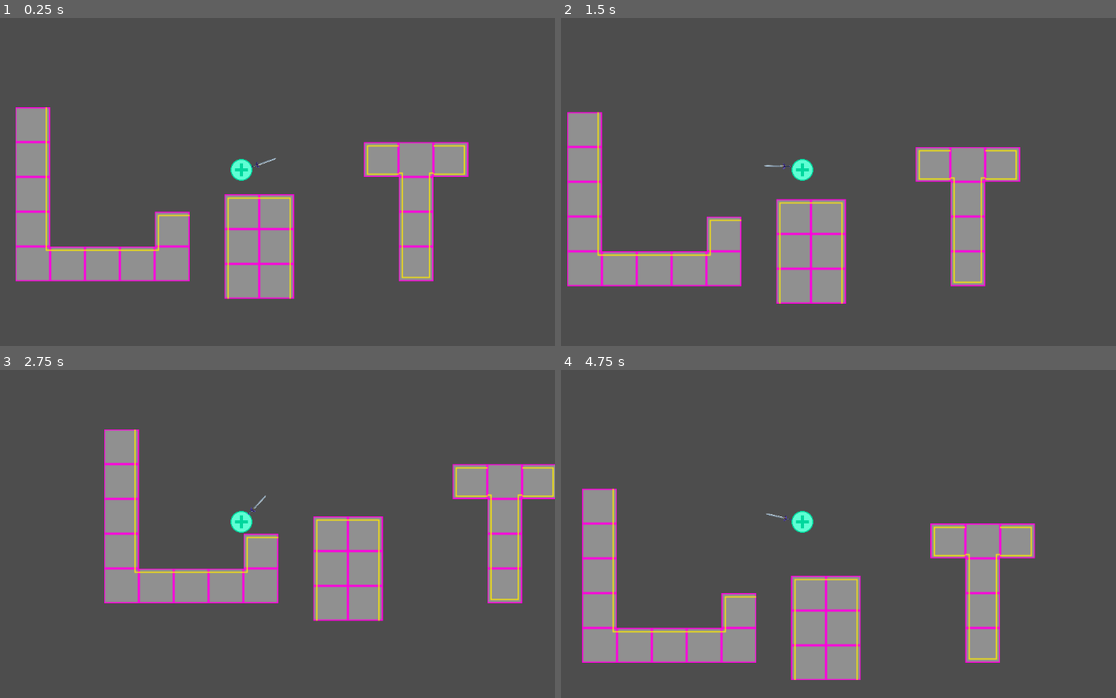
Above: before the commit, frames 1-4 (two rows, left to right).
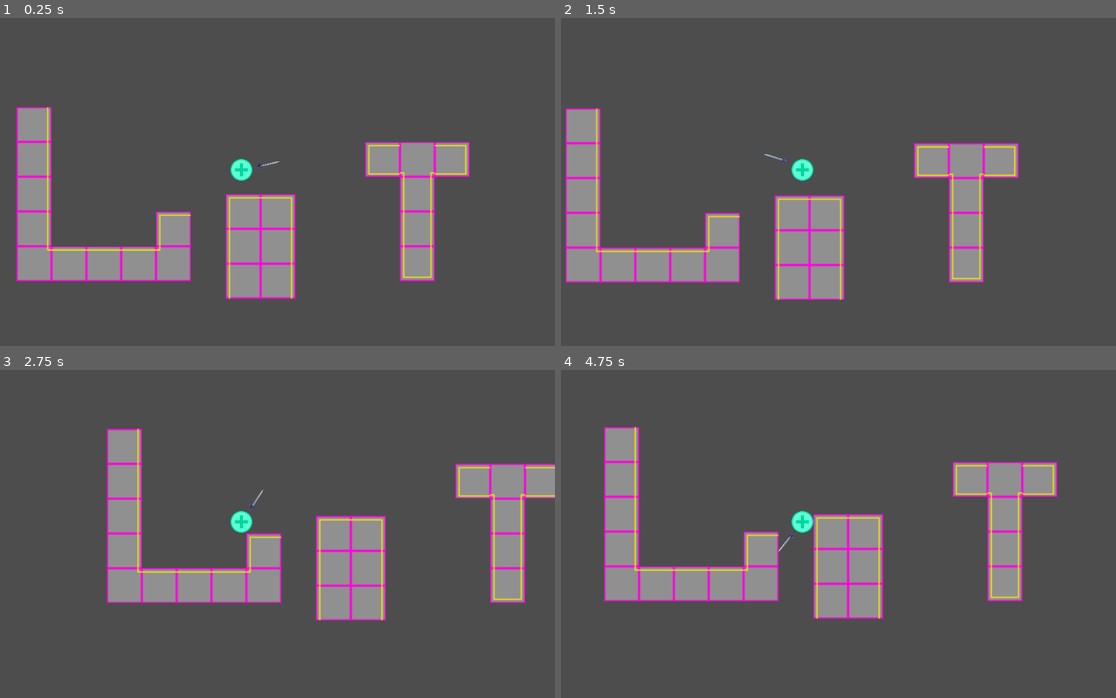
Above: after the commit, the same moments.

Repository: SamppuS/Weakest_bubble
Game: Godot game, scene res://Scenes/World.tscn
Two runs of this game, one before a commit and one after it. Both use one fixed random seed, a clock stepped at 60 frames per second and the inputs below.
Inputs (mouse positions are in pixels of both pictures, inside the frame that each line leads up to):
- Up to frame 1 (0.25 s): no input
- Up to frame 2 (1.5 s): move the mouse to (938, 152) at 0.52 s; tap Enter at 1.25 s; move the mouse to (677, 188) at 1.27 s
- Up to frame 3 (2.75 s): move the mouse to (305, 445) at 2.02 s
- Up to frame 4 (4.75 s): move the mouse to (771, 593) at 2.77 s; move the mouse to (988, 573) at 3.52 s; move the mouse to (616, 468) at 4.27 s

The runs differ from the first frame. In frame 1, 3.9% of the frame differs, in the area x 2-85%, y 27-86%; in frame 2, 6.7%; in frame 3, 4.4%; in frame 4, 25%, in the area x 3-90%, y 17-95%.

Commit message:
damage system updated, seperated sword from player

Diff:
--- a/Scenes/Bubble.tscn
+++ b/Scenes/Bubble.tscn
@@ -3,16 +3,14 @@
 [ext_resource type="Script" path="res://Scenes/bubble.gd" id="1_riexd"]
 [ext_resource type="Texture2D" uid="uid://ufq4hk20mbpu" path="res://Images/Testikuvat/Misc/plus_ball.png" id="2_2a2md"]
 [ext_resource type="PackedScene" uid="uid://bgg618tvsw6rk" path="res://components/hitbox_component.tscn" id="2_qjp66"]
-[ext_resource type="Texture2D" uid="uid://dont7p10snumj" path="res://Images/Testikuvat/Weapons/bubble_sword.png" id="2_rcd7q"]
+[ext_resource type="PackedScene" uid="uid://6m73mgg7sud6" path="res://components/health_component.tscn" id="4_u4r0c"]
+[ext_resource type="PackedScene" uid="uid://dd3uebshevgbv" path="res://Scenes/bubble_sword.tscn" id="5_rq5qm"]
 
 [sub_resource type="Curve" id="Curve_s5j5j"]
 _data = [Vector2(0, 0), 0.0, 0.0, 0, 0, Vector2(0.5, 1), 0.0, 0.0, 0, 0]
 point_count = 2
 
 [sub_resource type="CircleShape2D" id="CircleShape2D_fbcfy"]
-
-[sub_resource type="RectangleShape2D" id="RectangleShape2D_sava3"]
-size = Vector2(2, 24.03)
 
 [sub_resource type="CircleShape2D" id="CircleShape2D_bollt"]
 radius = 5.0
@@ -23,16 +21,11 @@
 
 [node name="PinJoint2D" type="PinJoint2D" parent="."]
 node_a = NodePath("../Player")
-node_b = NodePath("../BubbleSword")
+node_b = NodePath("../Bubble_Sword")
 
 [node name="Player" type="RigidBody2D" parent="."]
 gravity_scale = 0.402
 lock_rotation = true
-
-[node name="Hitbox_Component" parent="Player" instance=ExtResource("2_qjp66")]
-
-[node name="HitboxCollisionShape2D" type="CollisionShape2D" parent="Player/Hitbox_Component"]
-shape = SubResource("CircleShape2D_fbcfy")
 
 [node name="Camera2D" type="Camera2D" parent="Player"]
 unique_name_in_owner = true
@@ -45,19 +38,20 @@
 [node name="CollisionShape2D" type="CollisionShape2D" parent="Player"]
 shape = SubResource("CircleShape2D_fbcfy")
 
-[node name="BubbleSword" type="RigidBody2D" parent="."]
-position = Vector2(0, 21)
-gravity_scale = 0.0
-
-[node name="CollisionShape2D" type="CollisionShape2D" parent="BubbleSword"]
-shape = SubResource("RectangleShape2D_sava3")
-
-[node name="BubbleSword" type="Sprite2D" parent="BubbleSword/CollisionShape2D"]
-scale = Vector2(0.0375, 0.0375)
-texture = ExtResource("2_rcd7q")
-
 [node name="StaticBody2D" type="StaticBody2D" parent="."]
 
 [node name="CollisionShape2D" type="CollisionShape2D" parent="StaticBody2D"]
 shape = SubResource("CircleShape2D_bollt")
 disabled = true
+
+[node name="Hitbox_Component" parent="." node_paths=PackedStringArray("health_component") instance=ExtResource("2_qjp66")]
+health_component = NodePath("../Health_Component")
+
+[node name="HitboxCollisionShape2D" type="CollisionShape2D" parent="Hitbox_Component"]
+shape = SubResource("CircleShape2D_fbcfy")
+
+[node name="Health_Component" parent="." instance=ExtResource("4_u4r0c")]
+Max_Health = 20
+
+[node name="Bubble_Sword" parent="." instance=ExtResource("5_rq5qm")]
+position = Vector2(0, 23)
--- a/Scenes/bubble.gd
+++ b/Scenes/bubble.gd
@@ -3,7 +3,7 @@
 @export var force_function: Curve
 
 @onready var player = $Player
-@onready var sword = $BubbleSword
+@onready var sword = get_node("Bubble_Sword")
 
 const radius = 15
 
--- /dev/null
+++ b/Scenes/bubble_sword.tscn
@@ -0,0 +1,20 @@
+[gd_scene load_steps=4 format=3 uid="uid://dd3uebshevgbv"]
+
+[ext_resource type="Script" path="res://scripts/bubble_sword.gd" id="1_etxfk"]
+[ext_resource type="Texture2D" uid="uid://dont7p10snumj" path="res://Images/Testikuvat/Weapons/bubble_sword.png" id="1_indje"]
+
+[sub_resource type="RectangleShape2D" id="RectangleShape2D_imvxl"]
+size = Vector2(2, 24.03)
+
+[node name="Bubble_Sword" type="RigidBody2D"]
+gravity_scale = 0.0
+script = ExtResource("1_etxfk")
+
+[node name="CollisionShape2D" type="CollisionShape2D" parent="."]
+shape = SubResource("RectangleShape2D_imvxl")
+
+[node name="BubbleSword" type="Sprite2D" parent="CollisionShape2D"]
+scale = Vector2(0.0375, 0.0375)
+texture = ExtResource("1_indje")
+
+[connection signal="body_entered" from="." to="." method="_on_body_entered"]
--- a/components/hitbox_component.gd
+++ b/components/hitbox_component.gd
@@ -1,4 +1,5 @@
 extends Node2D
+class_name HitboxComponent
 
 @export var health_component : HealthComponent
 
--- /dev/null
+++ b/scripts/bubble_sword.gd
@@ -0,0 +1,19 @@
+extends RigidBody2D
+
+var attack_damage := 10
+var knockback_force := 10
+var attack_position : Vector2
+
+
+# Called when the node enters the scene tree for the first time.
+func _ready() -> void:
+	pass # Replace with function body.
+
+
+func _on_body_entered(area: HitboxComponent) -> void:
+	if area is HitboxComponent:
+		var attack = Attack.new()
+		attack.attack_damage == attack_damage
+		attack.knockback_force == knockback_force
+		attack.attack_position == global_position
+		area.damage(attack)
